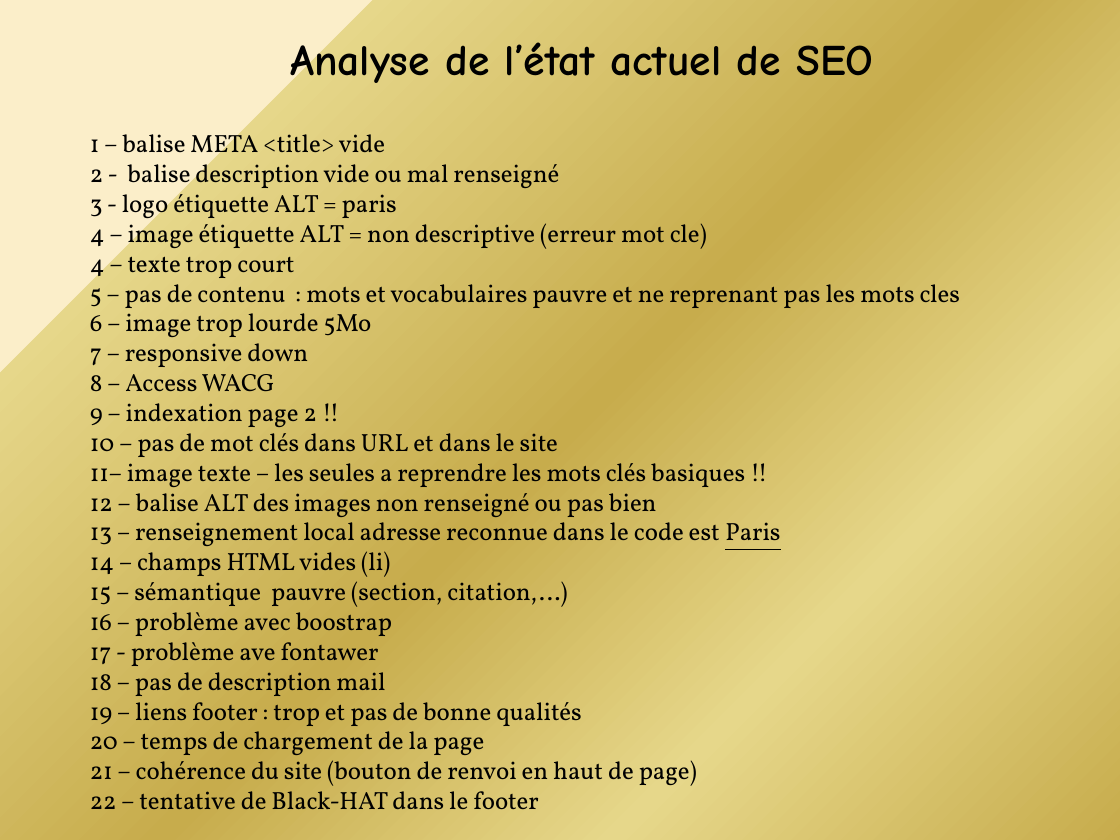
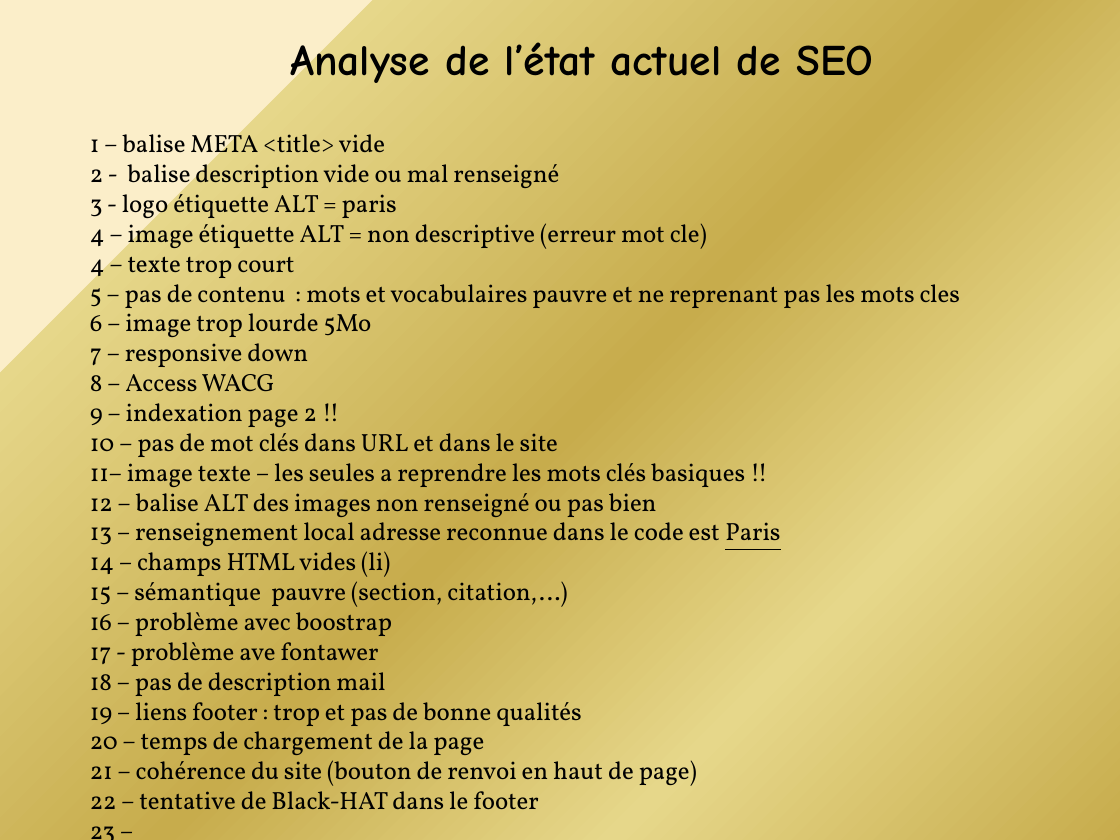
Before and after one commit to michelanton/michel_anton_405052021, a slide deck: slide 28 of P4/Présentation2.pptx (slide 26 before the commit). Drawn at 1120x840 pixels with LibreOffice and Linux fonts; fonts in the diff are those of the drawing. Boxes give left, top, right and bottom in pixels: in the first picture for what was removed or moved away, otherwise in the second. Text is boxed around its words. In the diff, an @@ line names an element or a change of style, - is before the commit and + after.

```diff
--- a/P4/Présentation2.pptx
+++ b/P4/Présentation2.pptx
@@ text at (x1=90, y1=826, x2=115, y2=840): paragraph added @@
+23 –
```
Also in this commit, not shown: 5 other slides changed, 3 slides added, 1 slide removed, 2 other files.
